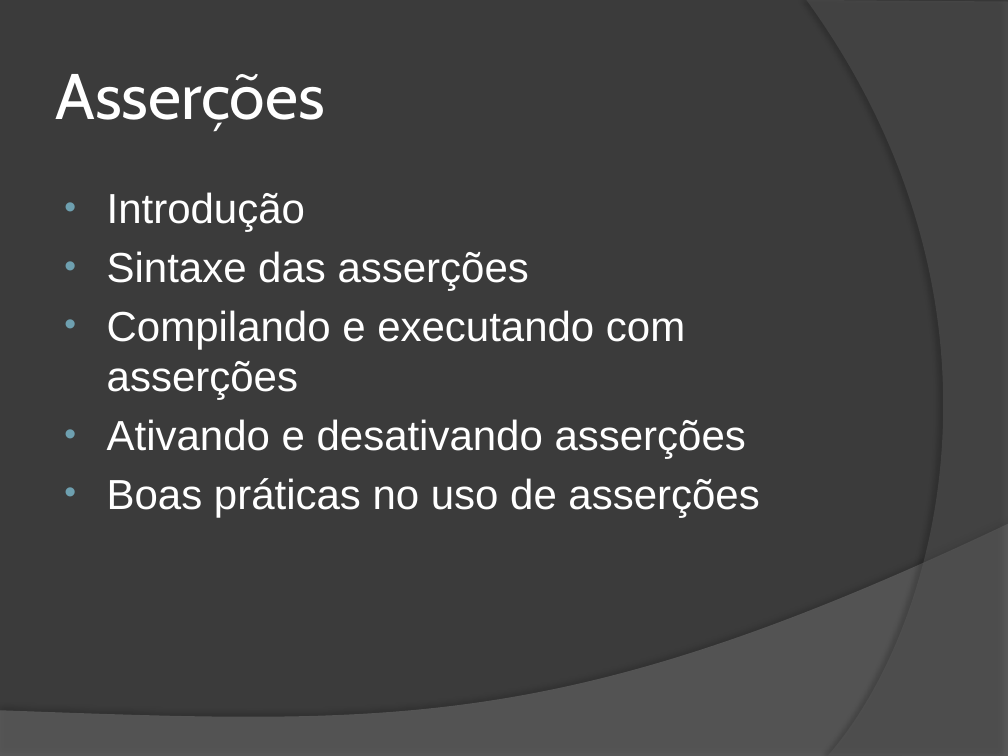
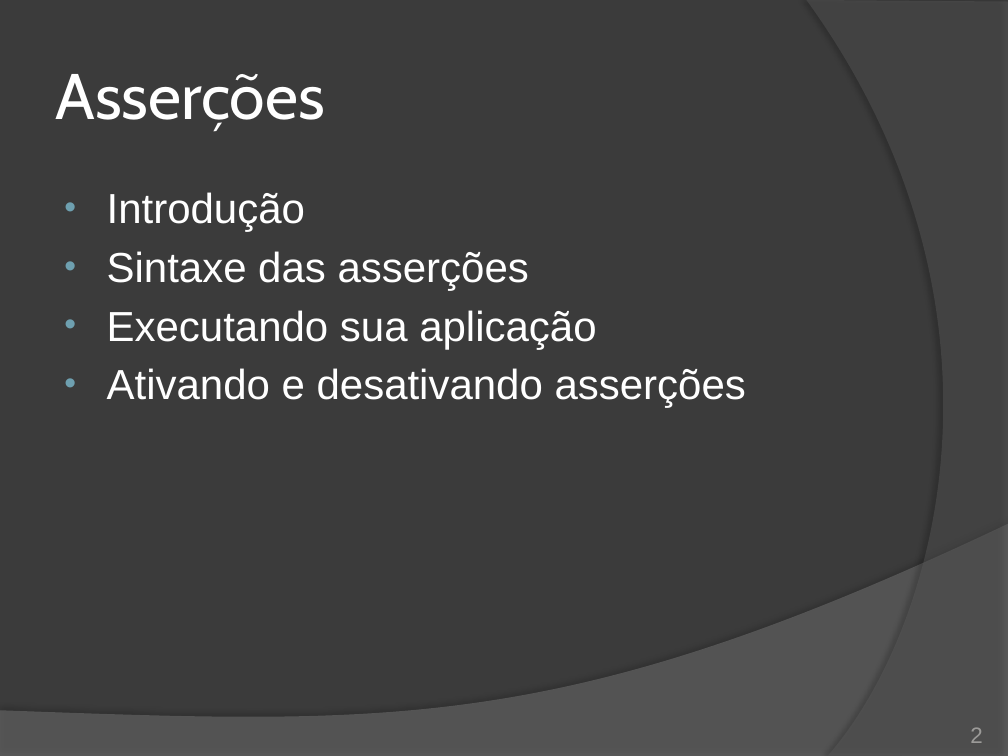
Before and after one commit to duchesqui/slzvieira-training, a slide deck: slide 2 of 2-Java-Programmer-Modulo-II/13.Capitulo07.pptx. Drawn at 1008x756 pixels with LibreOffice and Linux fonts; fonts in the diff are those of the drawing. Boxes give left, top, right and bottom in pixels: in the first picture for what was removed or moved away, otherwise in the second. Text is boxed around its words. In the diff, an @@ line names an element or a change of style, - is before the commit and + after.

Commit message:
Encerramento do capítulo 7 - asserções; Início do capítulo 8 - threads.

```diff
--- a/2-Java-Programmer-Modulo-II/13.Capitulo07.pptx
+++ b/2-Java-Programmer-Modulo-II/13.Capitulo07.pptx
@@ text at (107, 310, 596, 349): text changed @@
-• Compilando e executando com asserções
+• Executando sua aplicação
@@ text at (107, 478, 759, 517): paragraph removed @@
-• Boas práticas no uso de asserções
@@ page number added at (970, 727, 982, 743), 16 pt, text #9D9B9A @@
+2
```
Also in this commit, not shown: 3 other slides changed, 7 slides added, 2 slides removed, 2 other files.
